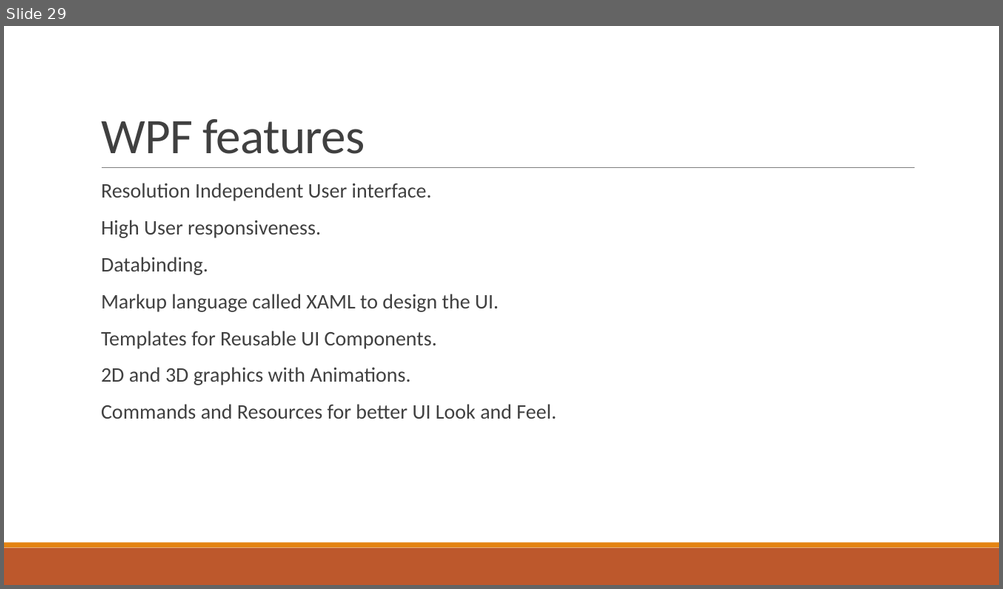
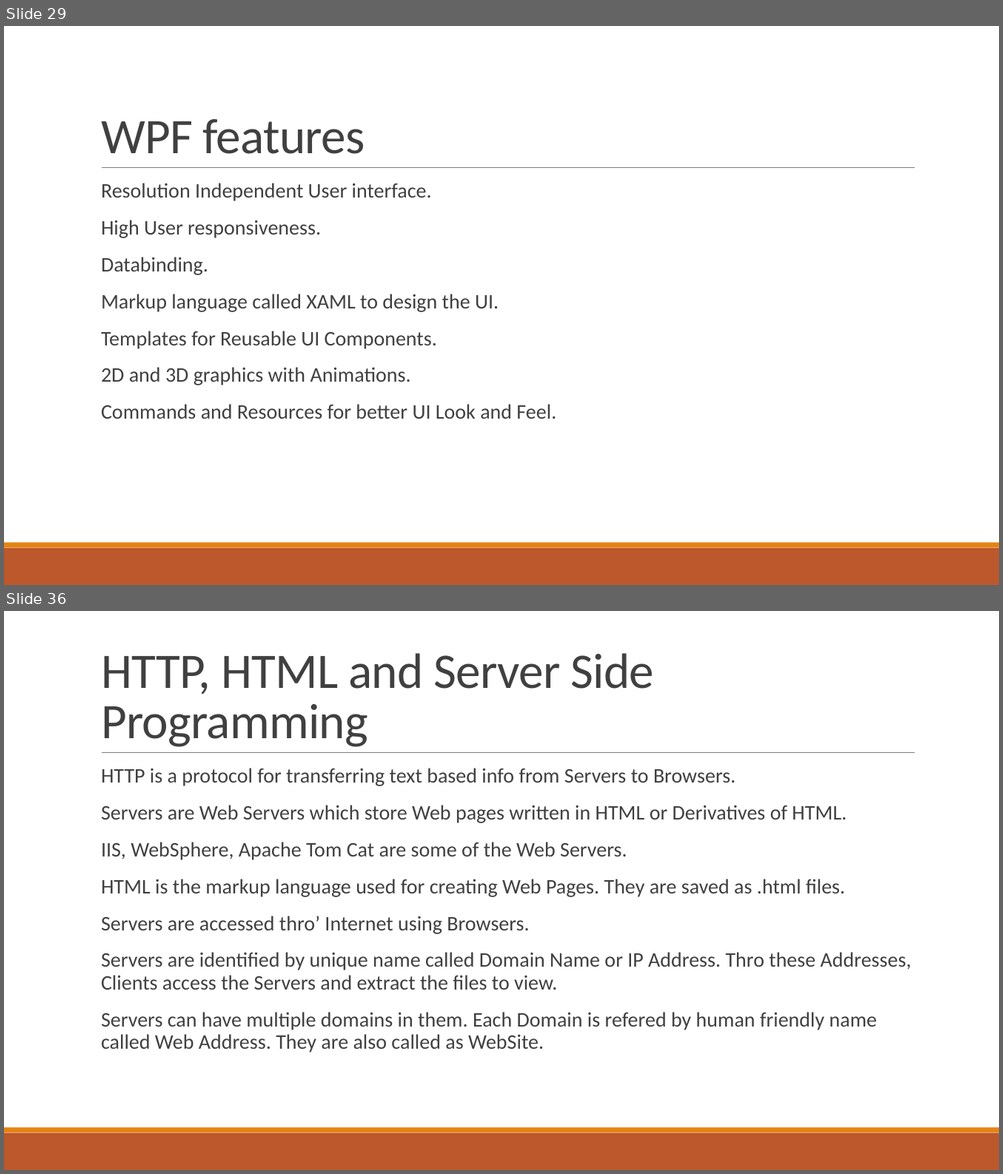
Before and after one commit to phani-rajbn/SiemensAug19, a slide deck: NET Training.pptx. Shown one above the other, each under a label of ours: slide 29 before the commit, slides 29 and 36 after it; the slides between them are not shown. The pictures are 1003x589 and 1003x1174 pixels, drawn with LibreOffice and Linux fonts; fonts in the diff are those of the drawing. Boxes give left, top, right and bottom in pixels: in the first picture for what was removed or moved away, otherwise in the second. Text is boxed around its words. In the diff, an @@ line names an element or a change of style, - is before the commit and + after.

```diff
--- a/NET Training.pptx
+++ b/NET Training.pptx
@@ slide 36 added at bbox=[4, 611, 999, 1170], background #FFFFFF; not listed: 3 template elements that a slide beside it also shows @@
@@ title added at bbox=[101, 653, 654, 747], 48 pt, text #404040 @@
+HTTP, HTML and Server Side Programming
@@ text added at bbox=[101, 768, 911, 1053], 20 pt, text #404040 @@
+  HTTP is a protocol for transferring text based info from Servers to Browsers.
+  Servers are Web Servers which store Web pages written in HTML or Derivatives of HTML.
+  IIS, WebSphere, Apache Tom Cat are some of the Web Servers.
+  HTML is the markup language used for creating Web Pages. They are saved as .html files.
+  Servers are accessed thro’ Internet using Browsers.
+  Servers are identified by unique name called Domain Name or IP Address. Thro these Addresses, Clients access the Servers and extract the files to view.
+  Servers can have multiple domains in them. Each Domain is refered by human friendly name called Web Address. They are also called as WebSite.
```
Also in this commit, not shown: 16 other slides added.
